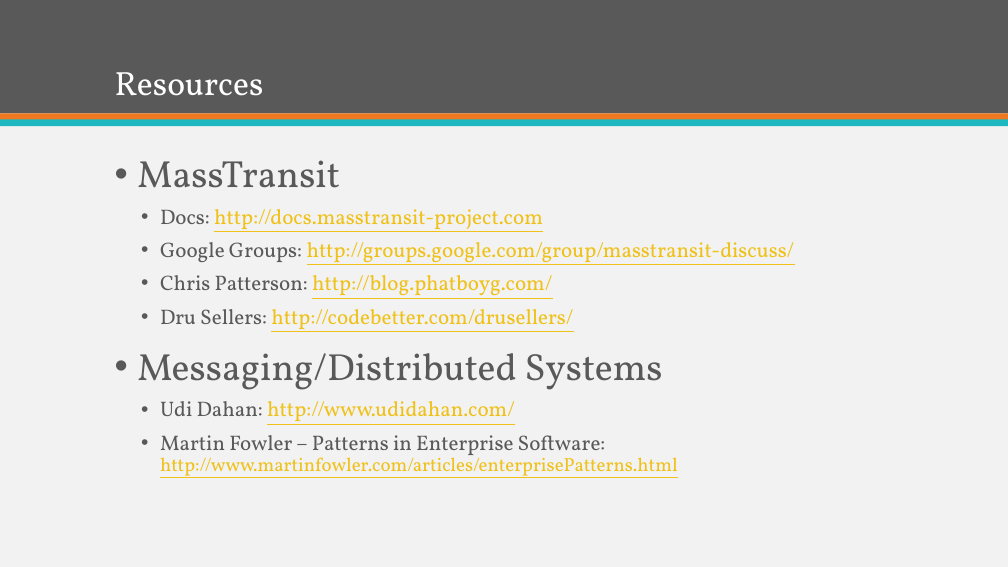
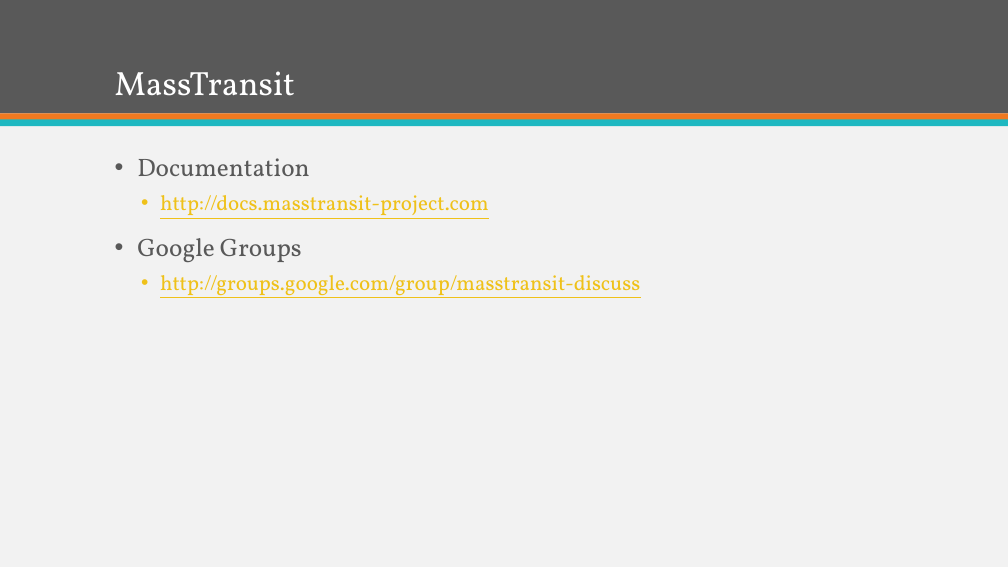
Before and after one commit to ekepes/Presentations, a slide deck: slide 18 of BreakingDownComplexSystemswithRabbitMQ/Breaking Down Complex Systems with RabbitMQ.pptx (slide 25 before the commit). Drawn at 1008x567 pixels with LibreOffice and Linux fonts; fonts in the diff are those of the drawing. Boxes give left, top, right and bottom in pixels: in the first picture for what was removed or moved away, otherwise in the second. Text is boxed around its words. In the diff, an @@ line names an element or a change of style, - is before the commit and + after.

Commit message:
Slides done.

```diff
--- a/BreakingDownComplexSystemswithRabbitMQ/Breaking Down Complex Systems with RabbitMQ.pptx
+++ b/BreakingDownComplexSystemswithRabbitMQ/Breaking Down Complex Systems with RabbitMQ.pptx
@@ title at [115,71,295,96]: text changed @@
-Resources
+MassTransit
@@ text at [137,158,640,298]: text changed @@
-• MassTransit
-  • Docs: http://docs.masstransit-project.com
-  • Google Groups: http://groups.google.com/group/masstransit-discuss/
-  • Chris Patterson: http://blog.phatboyg.com/
-  • Dru Sellers: http://codebetter.com/drusellers/
-• Messaging/Distributed Systems
-  • Udi Dahan: http://www.udidahan.com/
-  • Martin Fowler – Patterns in Enterprise Software: http://www.martinfowler.com/articles/enterprisePatterns.html
+• Documentation
+  • http://docs.masstransit-project.com
+• Google Groups
+  • http://groups.google.com/group/masstransit-discuss
```
Also in this commit, not shown: 9 other slides changed, 1 slide added, 4 slides removed.
